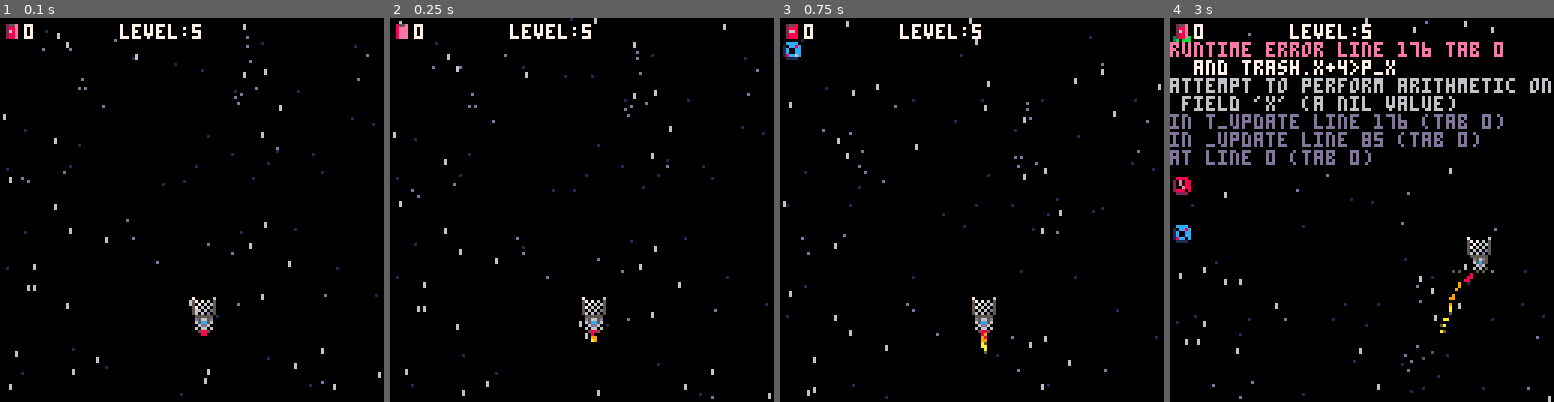
Above: before the commit, frames 1-4 (left to right).
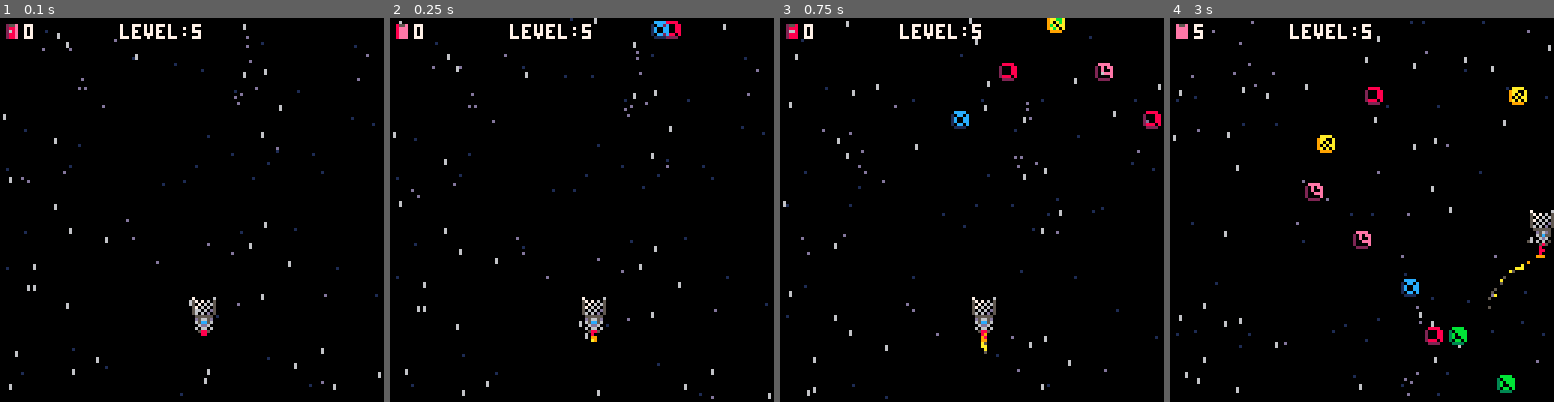
Above: after the commit, the same moments.

Repository: jacobneal65/drop-p8
Game: PICO-8 cartridge drop.p8
The game is run twice, just before and just after one commit, with the same random seed, the same clock (stepped at 60 frames per second) and the same inputs.
Inputs:
- Up to frame 1 (0.1 s): no input
- Up to frame 2 (0.25 s): no input
- Up to frame 3 (0.75 s): no input
- Up to frame 4 (3 s): hold Right 1.6-2.1 s; hold Up 2.15-2.42 s; hold Right from 2.47 s (still down)

Frame 1 is identical in both runs. In frame 2, 0.3% of the frame differs, in the area x 67-76%, y 0-6%; in frame 3, 0.9%; in frame 4, 12%, in the area x 0-100%, y 0-100%.
Error before the commit: runtime error line 176 tab 0; and trash.x+4>p_x; attempt to perform arithmetic on field 'x' (a nil value)

Commit message:
rework patterns

Diff:
--- a/drop.p8
+++ b/drop.p8
@@ -6,6 +6,7 @@
 
 function _init()
 	music(1)
+	debug={""}
 	effects={}
 	--two flame effects
 	f1c={8,9,10,5}
@@ -15,20 +16,20 @@
 	p_y=100
 	p_dx=0
 	p_dy=0
-	max_dx=2
-	max_dy=2
-	acc=0.2
-	vacc=0.3--vertical acc
+	max_dx=3
+	max_dy=3
+	acc=0.3
+	vacc=0.4--vertical acc
 	trashs={}
 	t_spr=16
 	t_cnt=5
 	t_itrvl=16
 	t_ybnd=128
 	t_df_ybnd=128--default y bound
-	t_grav=1
-	grav=1
+	t_grav=2
+	grav=2
 	frict=0.90
-	level=5
+	level=5  --level
 	pt=0
 	t=0
 	--stars
@@ -85,7 +86,7 @@
 	if (p_y < 0) p_y=1
 
 	--trash
-	t_update()
+	trash_update()
 
 	animatestars()
 
@@ -124,6 +125,12 @@
 	spr(get_frame(ss_ani,2),0,0)
 	print(pt,8,2,7)
 	print("level:"..level,40,2,7)
+
+	offst=0
+	for txt in all(debug) do
+		print(txt,10,offst,8)
+		offst+=8
+	end
 end
 -->8
 --trash
@@ -132,28 +139,30 @@
 function load_trash()
 	t_ybnd=t_df_ybnd
 	t_grav=grav
-
 	if level==1 then
-		fill_trash(64,1,10,0)--zig
+		fill_trash(64,2,10,0)--zig
 	elseif level==2 then
-		fill_trash(64,-1,10,0)--zig
+		fill_trash(64,-2,10,0)--zig
 	elseif level==3 then
 		fill_trash(0,1,10,1)--cross
 	elseif level==4 then
 		fill_trash(0,1,5,2)--line
 	elseif level==5 then
-		fill_trash(64,1,10,0)--dblzig
-		fill_trash(64,-1,10,0)
-	end
-end
-
-function fill_trash(_x,_dir,_amt,_ord)
+		fill_trash(88,2,10,0)--dblzig
+		fill_trash(88,-2,10,0)
+	elseif level==6 then
+		fill_trash(32,2,10,0)--dblzig
+		fill_trash(32,-2,10,0)
+	end
+end
+
+function fill_trash(_x,_sdir,_amt,_typ)
 	for i=1,_amt do
 		local _i,nx=i,_x
-		if _ord==1 and i%2==0 then--cros
+		if _typ==1 and i%2==0 then--cros
 			_i=i-1
 			nx=118
-		elseif _ord==2 then--line
+		elseif _typ==2 then--line
 			nx=20*i
 			_i=1
 		end
@@ -163,16 +172,17 @@
  		bx=nx,--base x
  		y=_i*(-t_itrvl),
  		i=i,
- 		dir=_dir,
+ 		dir=_sdir,
+ 		typ=_typ
  	}
  	add(trashs,trash)
  end
 end
 
-function t_update()
+function trash_update()
 	for trash in all(trashs) do
 		trash.y+=t_grav
-		trash.x=t_pattern(trash)
+		trash.x=get_pattern_x(trash)
 		--trash captured
 		if trash.y+4>p_y-8
 		and trash.y+4<p_y
@@ -198,18 +208,18 @@
 	end
 end
 
-function t_pattern(_t)
-	local _y,_x=_t.y,_t.x
-	if level<3 then
+function get_pattern_x(_t)
+	local _typ=_t.typ
+	if _typ==0 then--zig
 		return zig_p(_t)
-	elseif level==3 then
-		return cros_p(_x,_y,_t.i)
-	elseif level==4 then
-		if _y>100 then
+	elseif _typ==1 then--cros
+		return cros_p(_t)
+	elseif _typ==2 then--line
+		if _t.y>100 then
 			t_grav=-1
 			t_ybnd=0--make bnd top of scrn
 		end
-		return _x
+		return _t.x
 	end
 end
 
@@ -222,15 +232,15 @@
 	return _t.x
 end
 
-function cros_p(_x,_y,i)
-	if _y >= 0 then
-		local c_dir=-1
-		if i%2==1 then
-			c_dir=1
-		end
-		_x+=c_dir
-	end
-	return _x
+function cros_p(_t)--_x,_y,i)
+	if _t.y >= 0 then
+		local c_dir=-2
+		if _t.i%2==1 then
+			c_dir=2
+		end
+		_t.x+=c_dir
+	end
+	return _t.x
 end
 -->8
 --starfield
